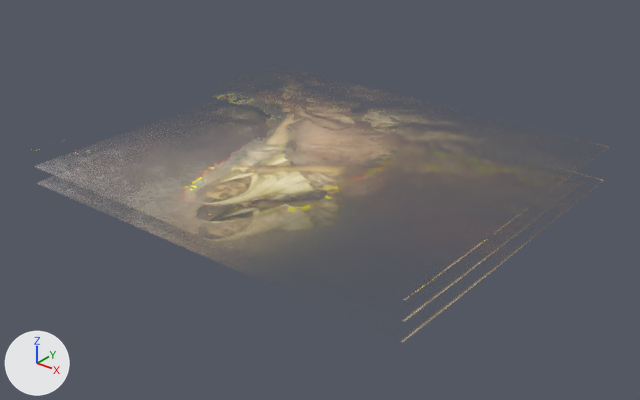
Renders of the FBX model Assets/3D models/Bataan/bataan.fbx from each side of a commit.
Camera for both pictures: a 50 mm camera at (0.28, -0.35, 0.206) aimed at (0.005, -0.008, -0.007). The lights are fixed; the arrows at lower left show +X, +Y and +Z. The older version comes first. Where no turn or scale is listed for an object, it has been applied to the vertices.

Names of what the first picture shows: 'Bataan', 'L01', 'L02'.
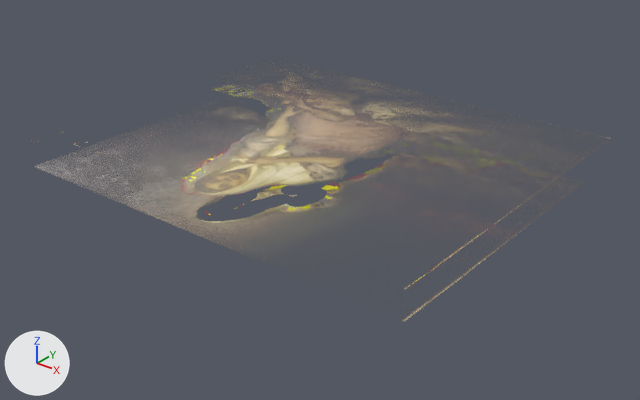
The newer file is also turned or shifted as a whole; pictures and numbers use the older file's frame.

Boxes [x1, y1, x2, y2] around the edits, measured in the pictures (640 x 400 px):
'L01', moved: before [31, 100, 487, 300]; after [76, 93, 611, 289]
'Bataan', deleted: before [40, 130, 602, 342]

What changed in the scene script:
```text
Remove ob_bataan:
    ob_bataan = bpy.data.objects.new('Bataan', me_bataan)
    ob_bataan.location = (0.0, 0.0, 0.0)
Change ob_l01:
    ob_l01.location: (0.0, 0.0, 0.02) -> (0.0, 0.0, 0.025)
```
